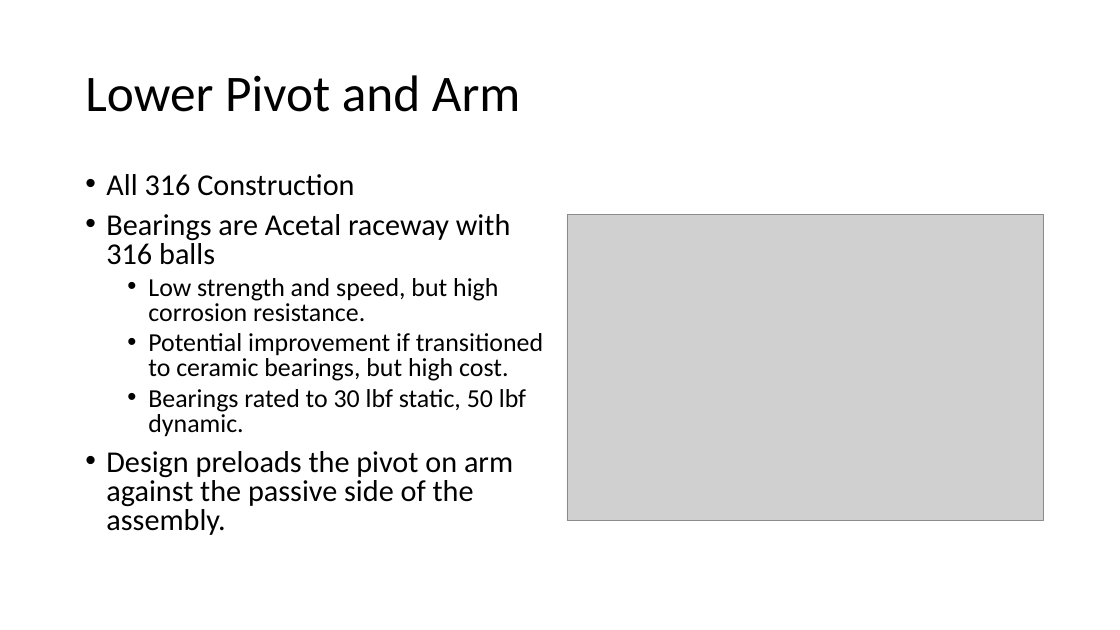
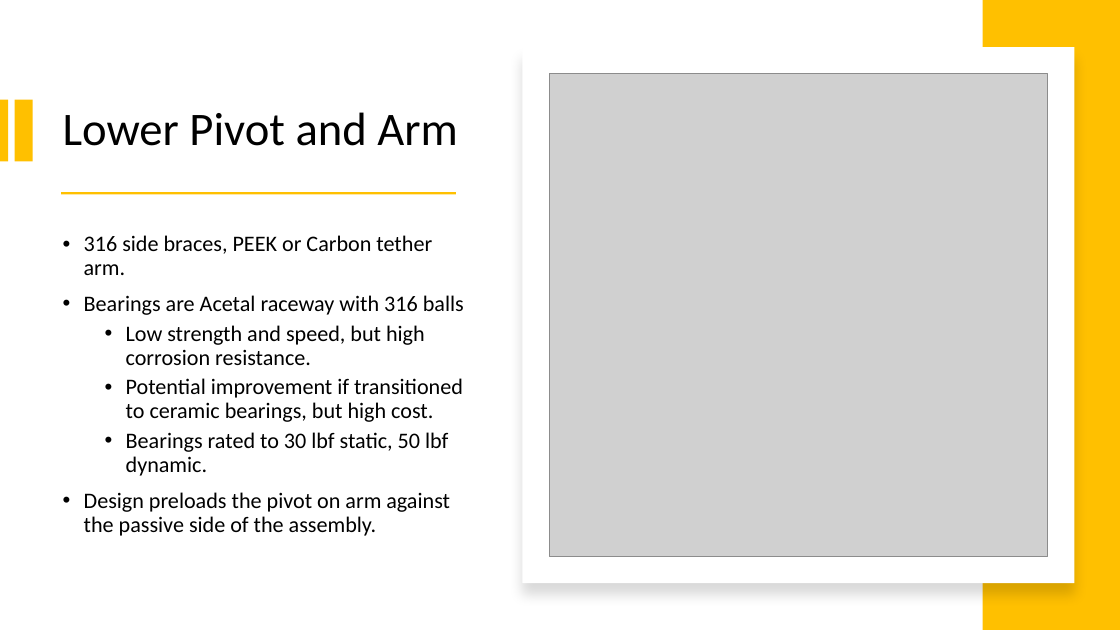
Before and after one commit to NCSUCORE/DoEOceanKiteProject, a slide deck: slide 4 of documentation/kiteCAD/solidworks/Line Angle Sensor/Line Angle Sensor Design.pptx. Drawn at 1120x630 pixels with LibreOffice and Linux fonts; fonts in the diff are those of the drawing; grey boxes stand for pictures. Boxes give left, top, right and bottom in pixels: in the first picture for what was removed or moved away, otherwise in the second. Text is boxed around its words. In the diff, an @@ line names an element or a change of style, - is before the commit and + after.

```diff
--- a/documentation/kiteCAD/solidworks/Line Angle Sensor/Line Angle Sensor Design.pptx
+++ b/documentation/kiteCAD/solidworks/Line Angle Sensor/Line Angle Sensor Design.pptx
@@ rectangle added at box(983, 0, 1120, 630), fill #FFC000 @@
@@ rectangle added at box(523, 47, 1075, 583), fill #FFFFFF @@
@@ title "Lower Pivot and Arm": place and size @@
-title "Lower Pivot and Arm" at box(85, 75, 520, 112)
+title "Lower Pivot and Arm" at box(63, 112, 457, 146)
@@ title "Lower Pivot and Arm" at box(63, 112, 457, 146): size 44 to 40 pt @@
@@ picture: place and size @@
-picture at box(567, 214, 1044, 520)
+picture at box(549, 73, 1048, 556)
@@ rectangle added at box(0, 99, 8, 161), fill #FFC000 @@
@@ rectangle added at box(14, 99, 32, 161), fill #FFC000 @@
@@ rectangle added at box(61, 192, 456, 195), fill #FFC000 @@
@@ text "316 side braces, PEEK or ...": place and size @@
-text "316 side braces, PEEK or ..." at box(106, 174, 543, 535)
+text "316 side braces, PEEK or ..." at box(84, 235, 464, 536)
@@ text "316 side braces, PEEK or ..." at box(84, 235, 464, 536): vertical alignment top to middle @@
@@ text at box(84, 235, 432, 275): text changed; size 25.9 to 19 pt @@
-• All 316 Construction
+• 316 side braces, PEEK or Carbon tether arm.
@@ text at box(84, 295, 464, 536): size 25.9 to 19 pt in "Bearings are Acetal raceway with 316 balls", "Design preloads the pivot on arm against ..."; size 22.2 to 19 pt in "Low strength and speed, but high corrosion ...", "Potential improvement if transitioned to ceramic bearings, ...", "Bearings rated to 30 lbf static, 50 ..."; line spacing 0.8 to 0.9 @@
```
Also in this commit, not shown: 7 other slides changed, 3 slides added, 2 other files.
